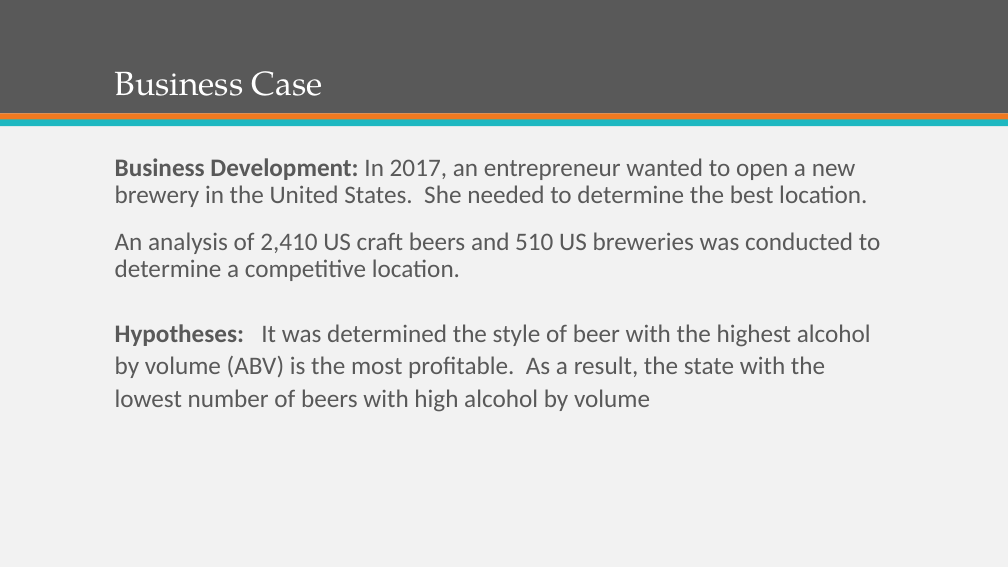
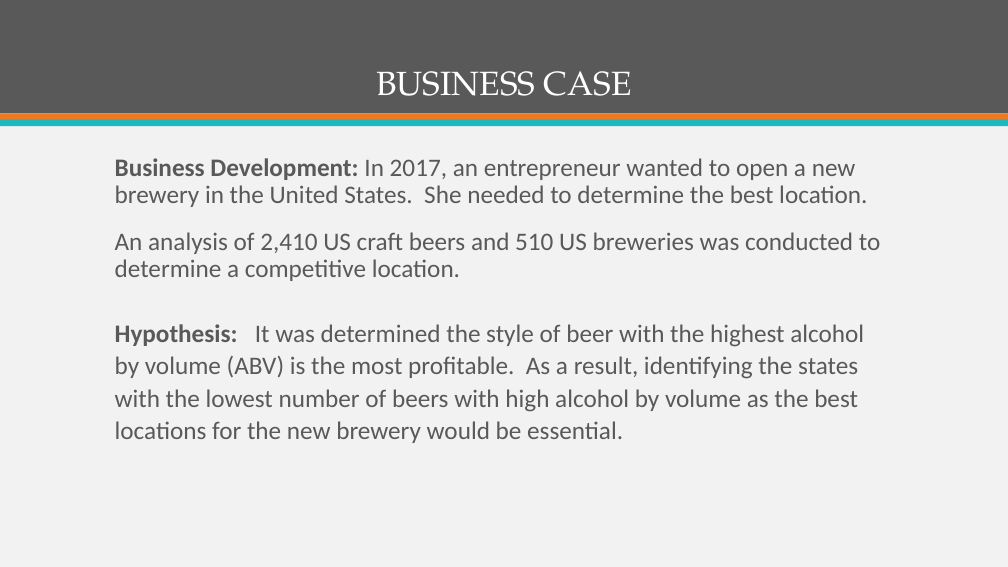
Before and after one commit to ItsGreyedOut/Brewery-Startup, a slide deck: slide 3 of presentation.pptx. Drawn at 1008x567 pixels with LibreOffice and Linux fonts; fonts in the diff are those of the drawing. Boxes give left, top, right and bottom in pixels: in the first picture for what was removed or moved away, otherwise in the second. Text is boxed around its words. In the diff, an @@ line names an element or a change of style, - is before the commit and + after.

```diff
--- a/presentation.pptx
+++ b/presentation.pptx
@@ title at (376,71,632,96): text changed @@
-Business Case
+BUSINESS CASE
@@ text at (115,324,864,443): text changed @@
-Hypotheses: It was determined the style of beer with the highest alcohol by volume (ABV) is the most profitable. As a result, the state with the lowest number of beers with high alcohol by volume
+Hypothesis: It was determined the style of beer with the highest alcohol by volume (ABV) is the most profitable. As a result, identifying the states with the lowest number of beers with high alcohol by volume as the best locations for the new brewery would be essential.
```
Also in this commit, not shown: 4 other slides changed, 4 slides added, 10 slides removed, 2 other files.
